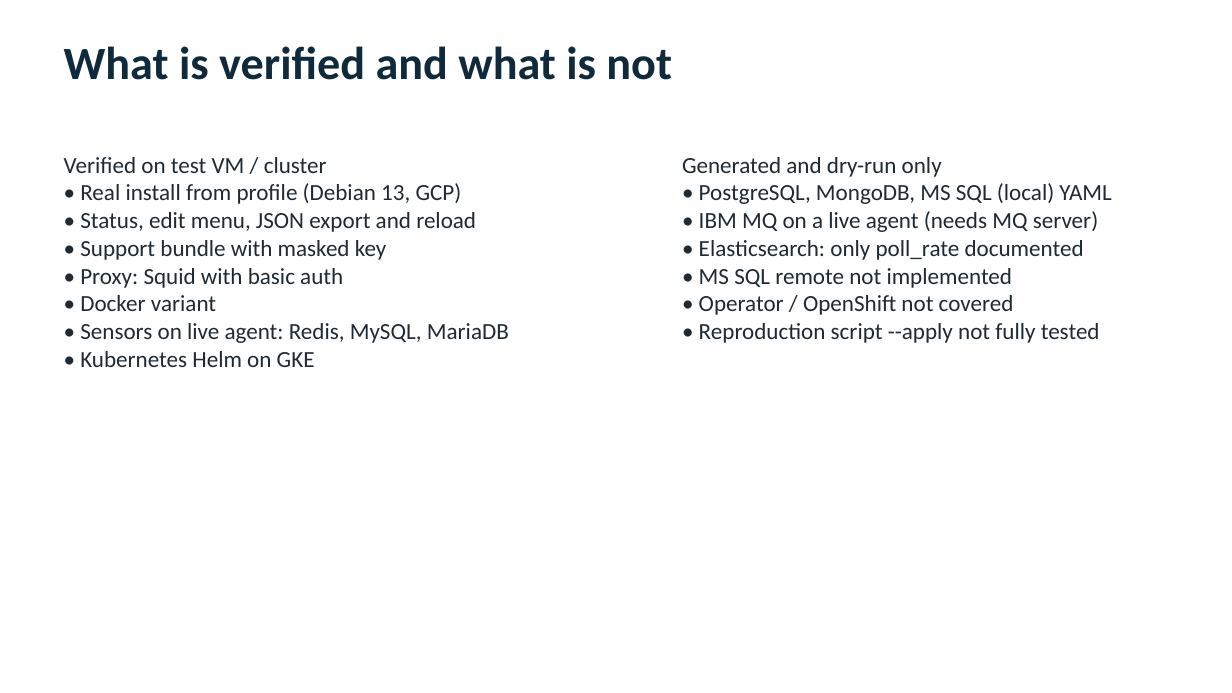
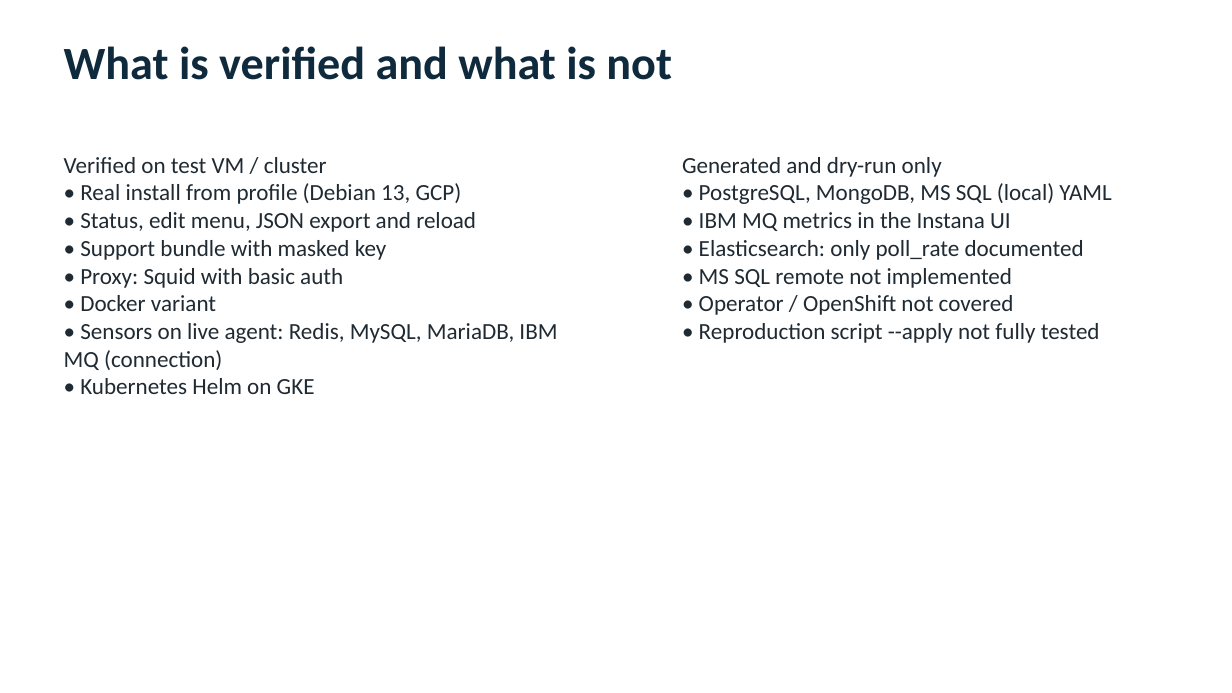
Before and after one commit to miodragmikrut1980/instana-agent-script, a slide deck: slide 10 of presentation/Instana-Agent-Installer.pptx. Drawn at 1232x693 pixels with LibreOffice and Linux fonts; fonts in the diff are those of the drawing. Boxes give left, top, right and bottom in pixels: in the first picture for what was removed or moved away, otherwise in the second. Text is boxed around its words. In the diff, an @@ line names an element or a change of style, - is before the commit and + after.

```diff
--- a/presentation/Instana-Agent-Installer.pptx
+++ b/presentation/Instana-Agent-Installer.pptx
@@ text at box(699, 212, 1011, 231): text changed @@
-• IBM MQ on a live agent (needs MQ server)
+• IBM MQ metrics in the Instana UI
@@ text at box(64, 323, 557, 370): text changed @@
-• Sensors on live agent: Redis, MySQL, MariaDB
+• Sensors on live agent: Redis, MySQL, MariaDB, IBM MQ (connection)
```
Also in this commit, not shown: 2 other files.
